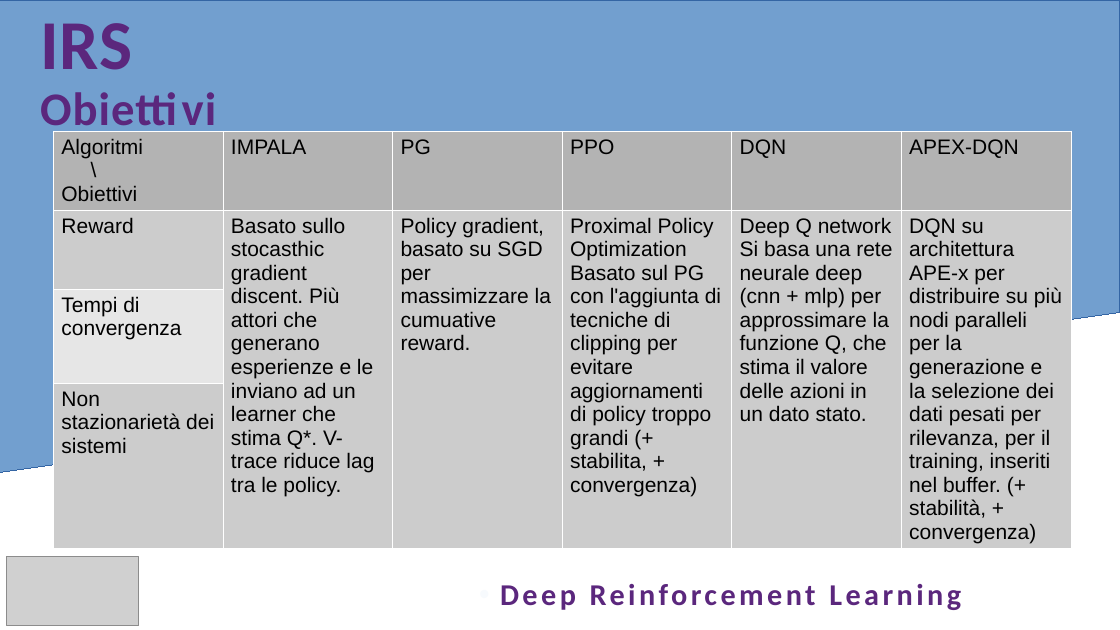
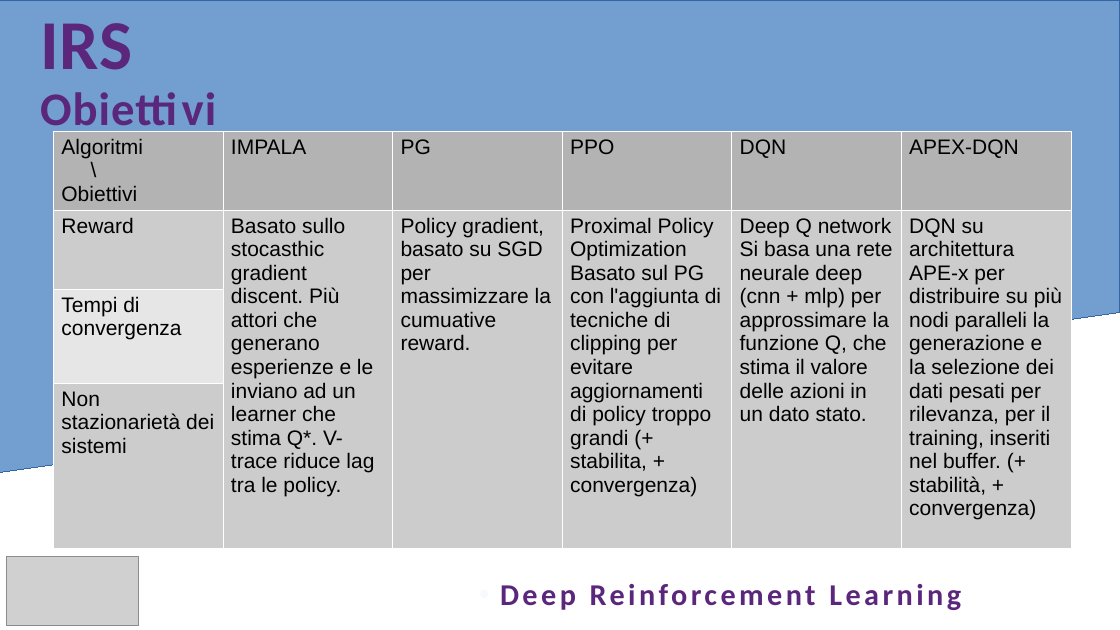
Before and after one commit to tcaiazzi/multi-agent-irs, a slide deck: slide 3 of IRS.pptx. Drawn at 1120x630 pixels with LibreOffice and Linux fonts; fonts in the diff are those of the drawing; grey boxes stand for pictures. Boxes give left, top, right and bottom in pixels: in the first picture for what was removed or moved away, otherwise in the second. Text is boxed around its words. In the diff, an @@ line names an element or a change of style, - is before the commit and + after.

```diff
--- a/IRS.pptx
+++ b/IRS.pptx
@@ table at bbox=[53, 131, 1072, 529] @@
-row 2, column 6: DQN su architettura APE-x per distribuire su più nodi paralleli per la generazione e la selezione dei dati pesati per rilevanza, per il training, inseriti nel buffer. (+ stabilità, + convergenza)
+row 2, column 6: DQN su architettura APE-x per distribuire su più nodi paralleli la generazione e la selezione dei dati pesati per rilevanza, per il training, inseriti nel buffer. (+ stabilità, + convergenza)
```
Also in this commit, not shown: 3 other slides changed, 4 other files.
